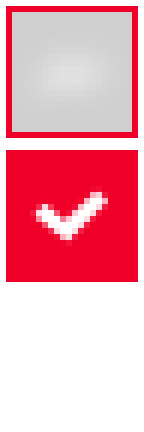
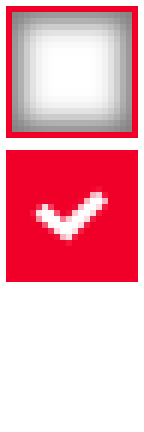
Before/after of a 144px x 432px layered artwork. What changed in the layer stack:
"Layer 9": opacity 19% → 50%, painted on it over [12, 12, 132, 132]
